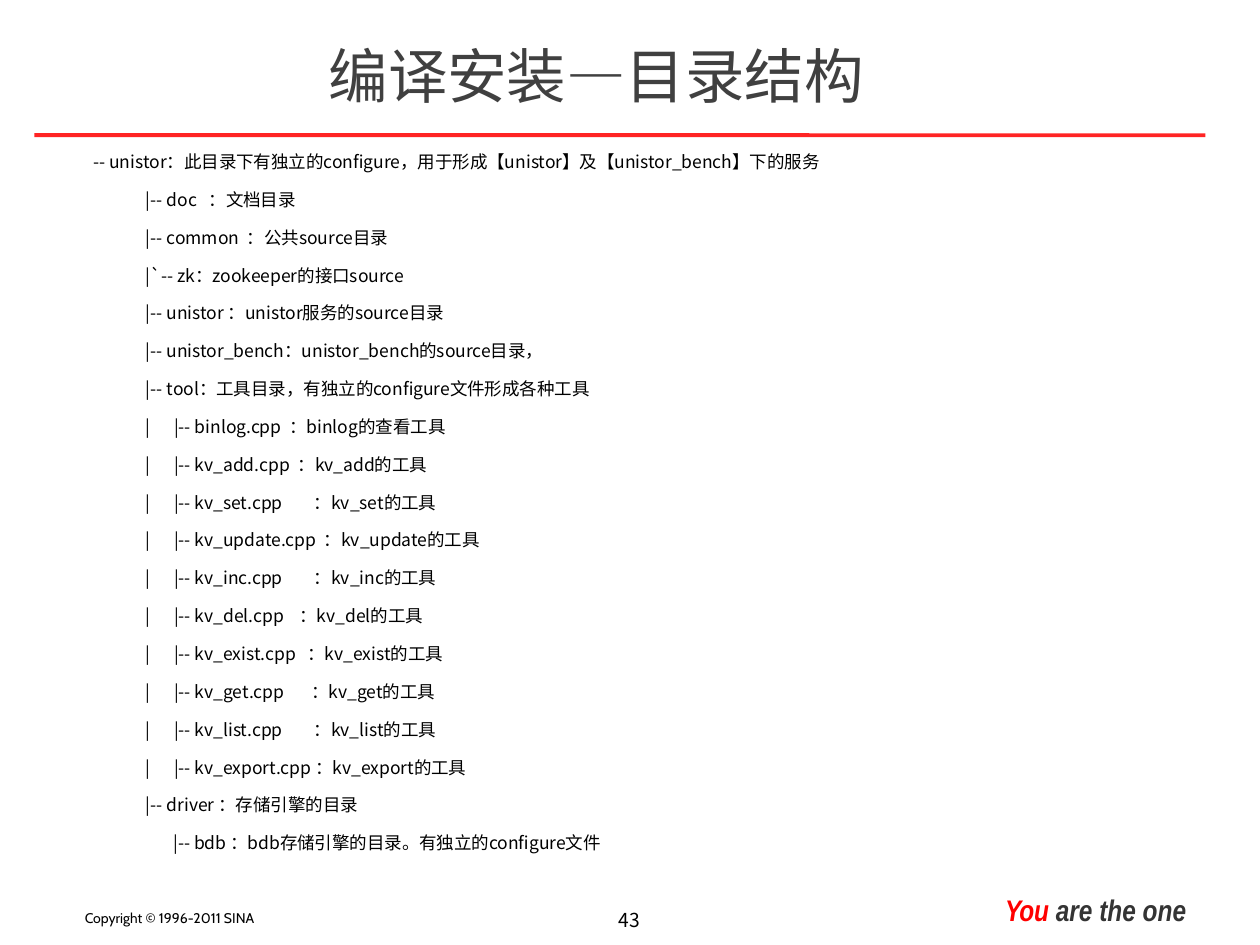
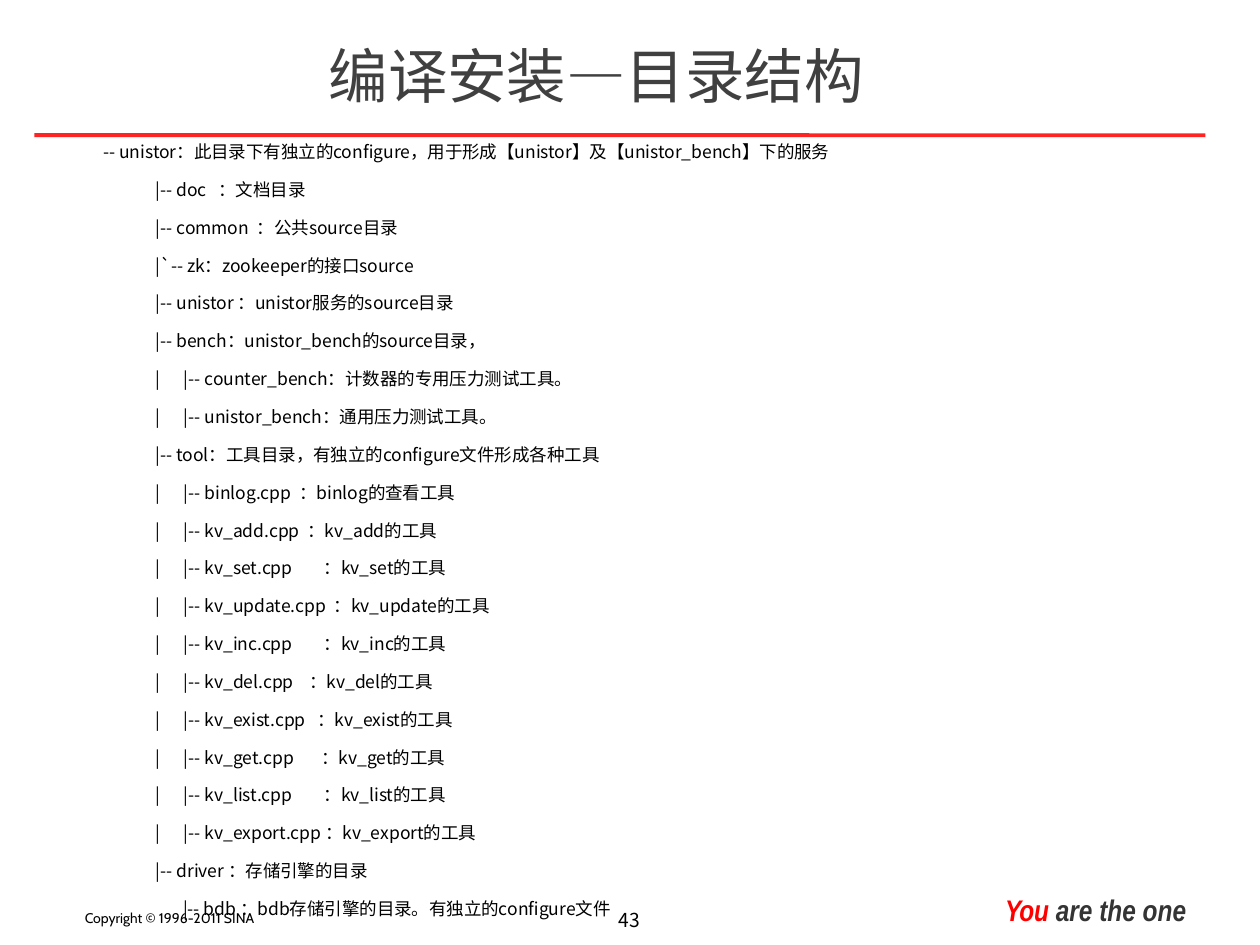
Before and after one commit to mbsky/cwx-kv, a slide deck: slide 43 of unistor/doc/unistor_introduce.ppt. Drawn at 1260x945 pixels with LibreOffice and Linux fonts; fonts in the diff are those of the drawing; background and template pictures are left out. Boxes give left, top, right and bottom in pixels: in the first picture for what was removed or moved away, otherwise in the second. Text is boxed around its words. In the diff, an @@ line names an element or a change of style, - is before the commit and + after.

```diff
--- a/unistor/doc/unistor_introduce.ppt
+++ b/unistor/doc/unistor_introduce.ppt
@@ text "-- unistor：此目录下有独立的configure，用于形成【unistor】及【unistor_bench】下的 ...": place and size @@
-text "-- unistor：此目录下有独立的configure，用于形成【unistor】及【unistor_bench】下的 ..." at [109, 153, 819, 854]
+text "-- unistor：此目录下有独立的configure，用于形成【unistor】及【unistor_bench】下的 ..." at [119, 143, 829, 920]
@@ text at [177, 332, 572, 426]: text changed @@
-      |-- unistor_bench：unistor_bench的source目录，
+      |-- bench：unistor_bench的source目录，
+      | |-- counter_bench：计数器的专用压力测试工具。
+      | |-- unistor_bench：通用压力测试工具。
```
Also in this commit, not shown: 8 other slides changed, 1 slide added, 2 other files.
